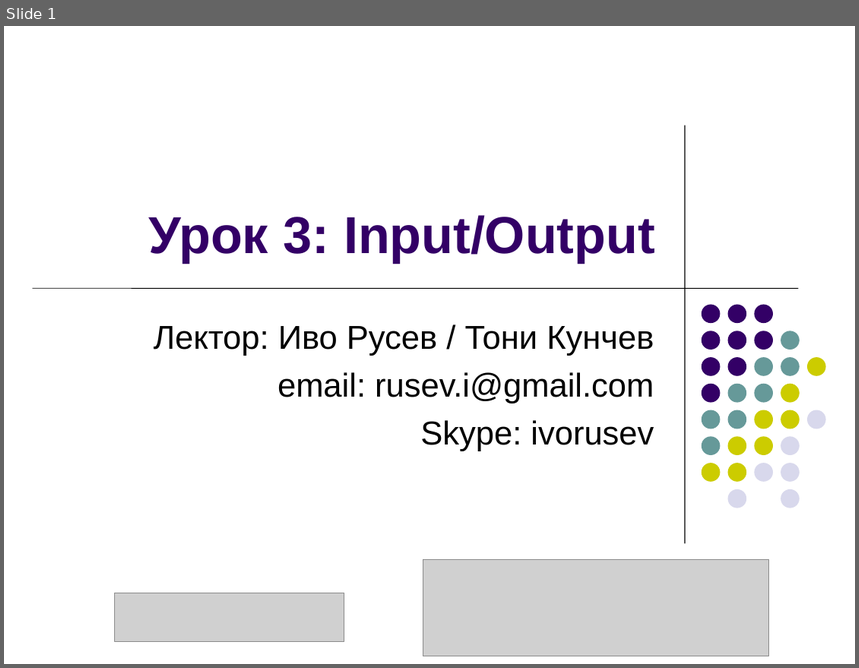
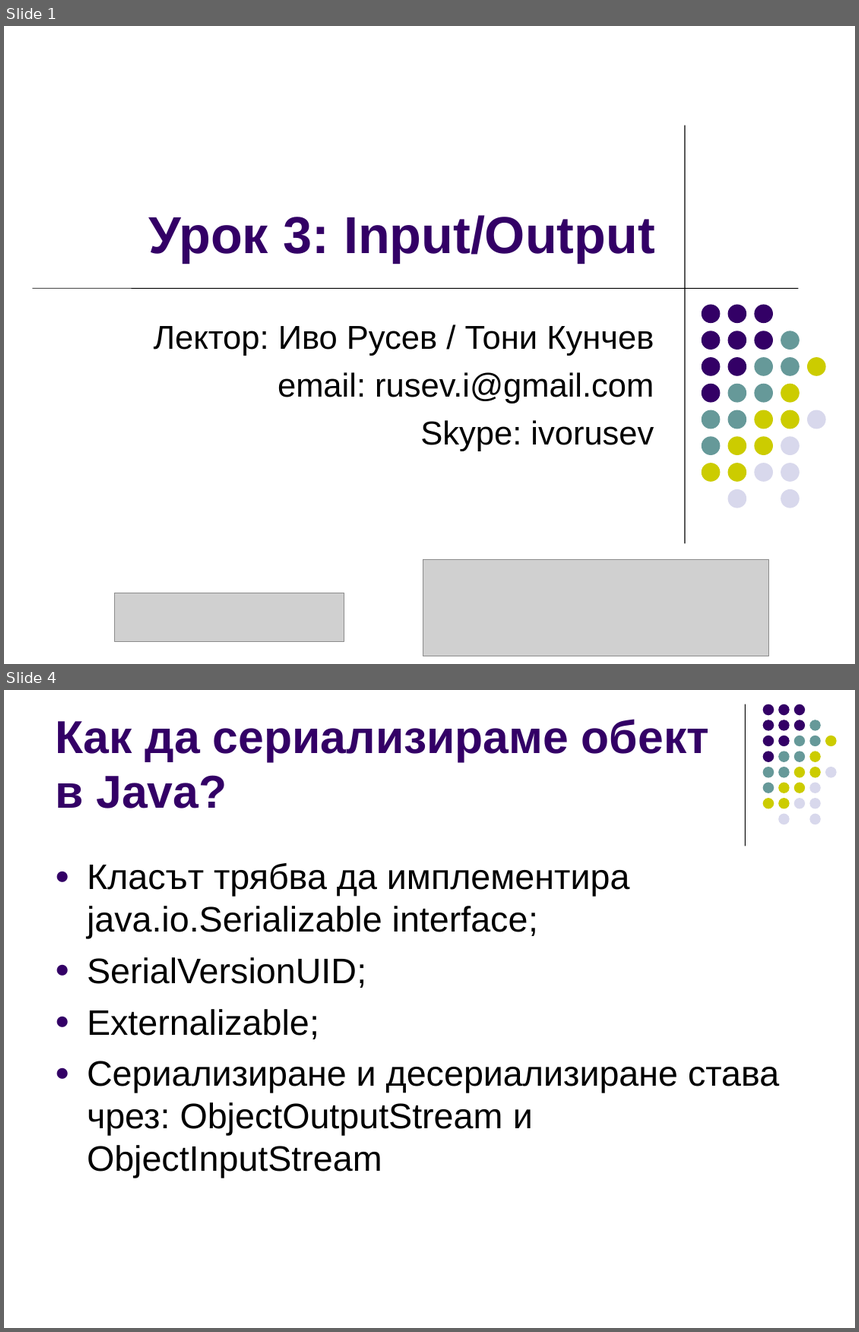
Before and after one commit to ivorusev/startup-factory-java-course, a slide deck: slides/5-Serialization+Maven.ppt. Shown one above the other, each under a label of ours: slide 1 before the commit, slides 1 and 4 after it; the slides between them are not shown. The pictures are 859x668 and 859x1332 pixels, drawn with LibreOffice and Linux fonts; fonts in the diff are those of the drawing; grey boxes stand for pictures. Boxes give left, top, right and bottom in pixels: in the first picture for what was removed or moved away, otherwise in the second. Text is boxed around its words. In the diff, an @@ line names an element or a change of style, - is before the commit and + after.

Commit message:
Added slides for serialization and maven, added empty hw file.

```diff
--- a/slides/5-Serialization+Maven.ppt
+++ b/slides/5-Serialization+Maven.ppt
@@ slide 4 added at box(4, 690, 855, 1328), background #FFFFFF @@
@@ line added from (746, 704) to (746, 846), #000000 0.74 pt @@
@@ title added at box(55, 719, 709, 809), 39 pt, text #330066, bold @@
+Как да сериaлизираме обект в Java?
@@ group added at box(763, 704, 836, 825): 31 ellipses @@
@@ text added at box(87, 863, 779, 1179), 30 pt, text #000000 @@
+● Класът трябва да имплементира java.io.Serializable interface;
+● SerialVersionUID;
+● Externalizable;
+● Сериализиране и десериализиране става чрез: ObjectOutputStream и ObjectInputStream
```
Also in this commit, not shown: 3 slides changed, 5 other slides added, 9 slides removed, 1 other file.
